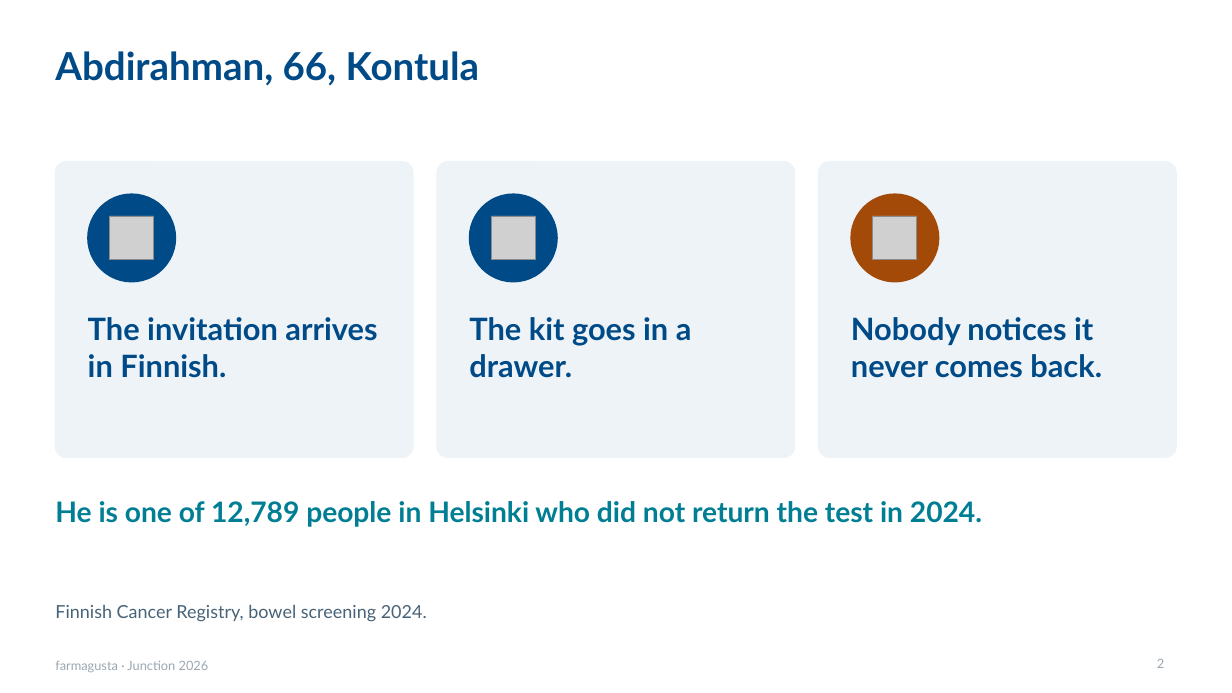
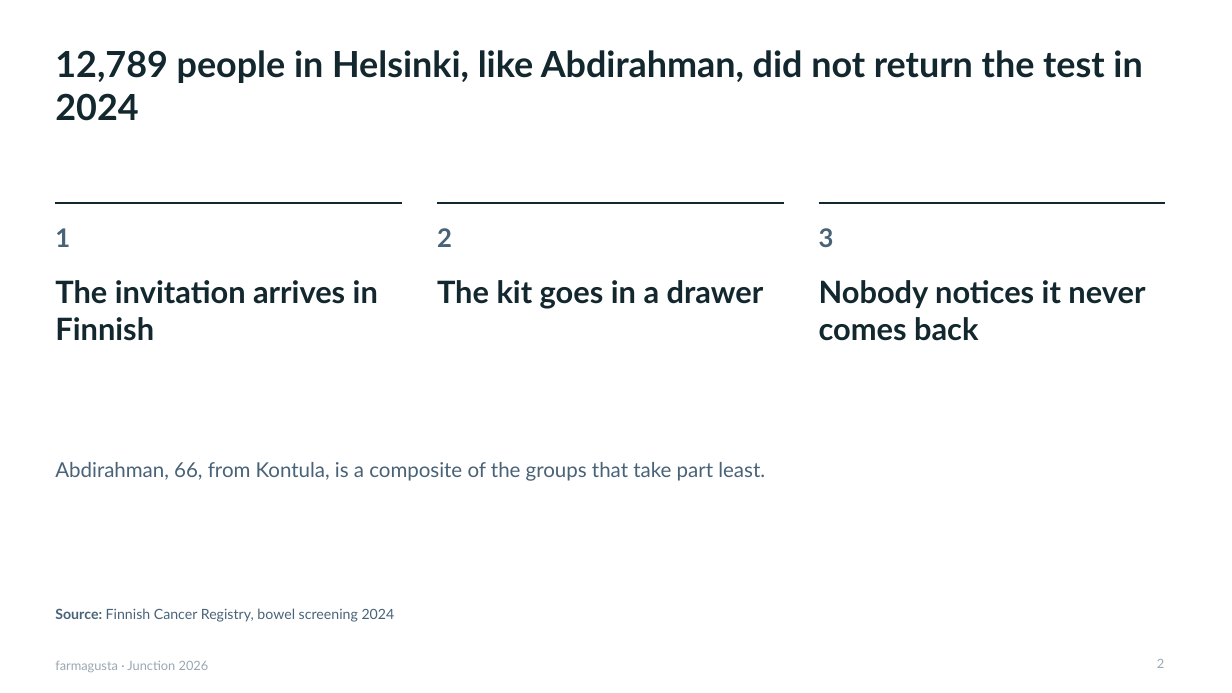
Before and after one commit to rromppanen/junction26, a slide deck: slide 2 of docs/pitch/farmagusta-screening-attendance.pptx. Drawn at 1232x693 pixels with LibreOffice and Linux fonts; fonts in the diff are those of the drawing; grey boxes stand for pictures. Boxes give left, top, right and bottom in pixels: in the first picture for what was removed or moved away, otherwise in the second. Text is boxed around its words. In the diff, an @@ line names an element or a change of style, - is before the commit and + after.

```diff
--- a/docs/pitch/farmagusta-screening-attendance.pptx
+++ b/docs/pitch/farmagusta-screening-attendance.pptx
@@ title at box(55, 50, 1142, 121): text changed; size 30 to 28 pt; text colour #004B87 to #12272E @@
-Abdirahman, 66, Kontula
+12,789 people in Helsinki, like Abdirahman, did not return the test in 2024
@@ rounded rectangle removed at box(55, 162, 413, 457) @@
@@ rounded rectangle removed at box(437, 162, 795, 457) @@
@@ rounded rectangle removed at box(819, 162, 1177, 457) @@
@@ line added from (55, 203) to (402, 203), #12272E 1.5 pt @@
@@ ellipse removed at box(88, 194, 176, 282) @@
@@ line added from (437, 203) to (784, 203), #12272E 1.5 pt @@
@@ ellipse removed at box(470, 194, 557, 282) @@
@@ line added from (819, 203) to (1165, 203), #12272E 1.5 pt @@
@@ ellipse removed at box(851, 194, 939, 282) @@
@@ text added at box(55, 228, 70, 247), 20 pt, text #486378, bold @@
+1
@@ picture removed at box(110, 216, 153, 260) @@
@@ text added at box(437, 228, 452, 247), 20 pt, text #486378, bold @@
+2
@@ picture removed at box(492, 216, 535, 260) @@
@@ text added at box(819, 228, 834, 247), 20 pt, text #486378, bold @@
+3
@@ picture removed at box(873, 216, 917, 260) @@
@@ text at box(55, 280, 378, 341): text changed; text colour #004B87 to #12272E @@
-The invitation arrives in Finnish.
+The invitation arrives in Finnish
@@ text at box(437, 280, 764, 309): text changed; text colour #004B87 to #12272E @@
-The kit goes in a drawer.
+The kit goes in a drawer
@@ text at box(819, 280, 1145, 341): text changed; text colour #004B87 to #12272E @@
-Nobody notices it never comes back.
+Nobody notices it never comes back
@@ text added at box(55, 462, 765, 481), 16 pt, text #486378 @@
+Abdirahman, 66, from Kontula, is a composite of the groups that take part least.
@@ text removed at box(55, 501, 982, 527) @@
-He is one of 12,789 people in Helsinki who did not return the test in 2024.
@@ text at box(55, 608, 395, 622): text changed; size 14 to 11 pt @@
-Finnish Cancer Registry, bowel screening 2024.
+Source: Finnish Cancer Registry, bowel screening 2024
```
Also in this commit, not shown: 8 other slides changed.
